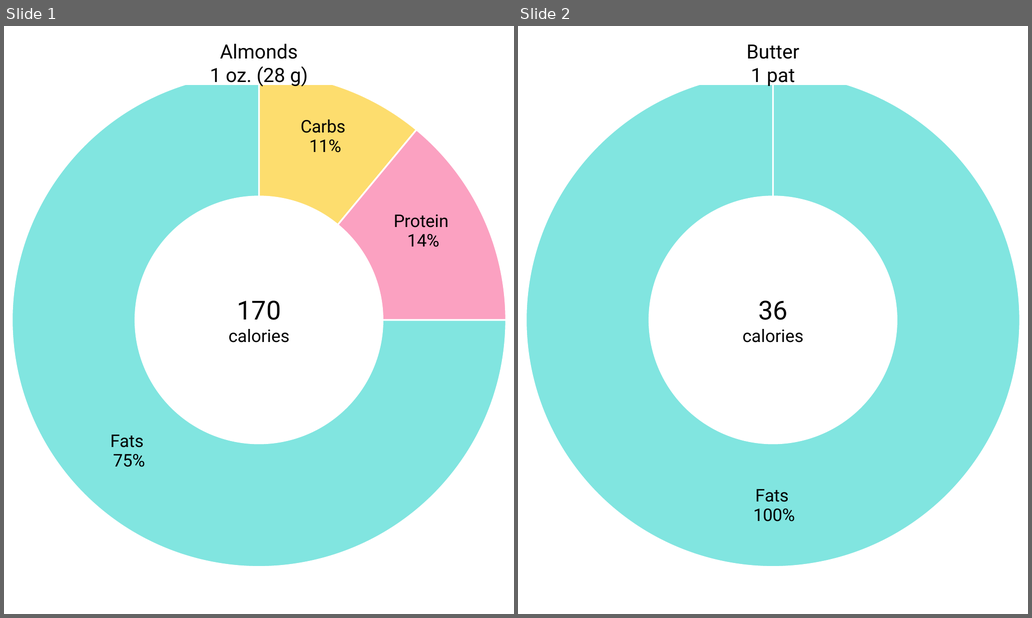
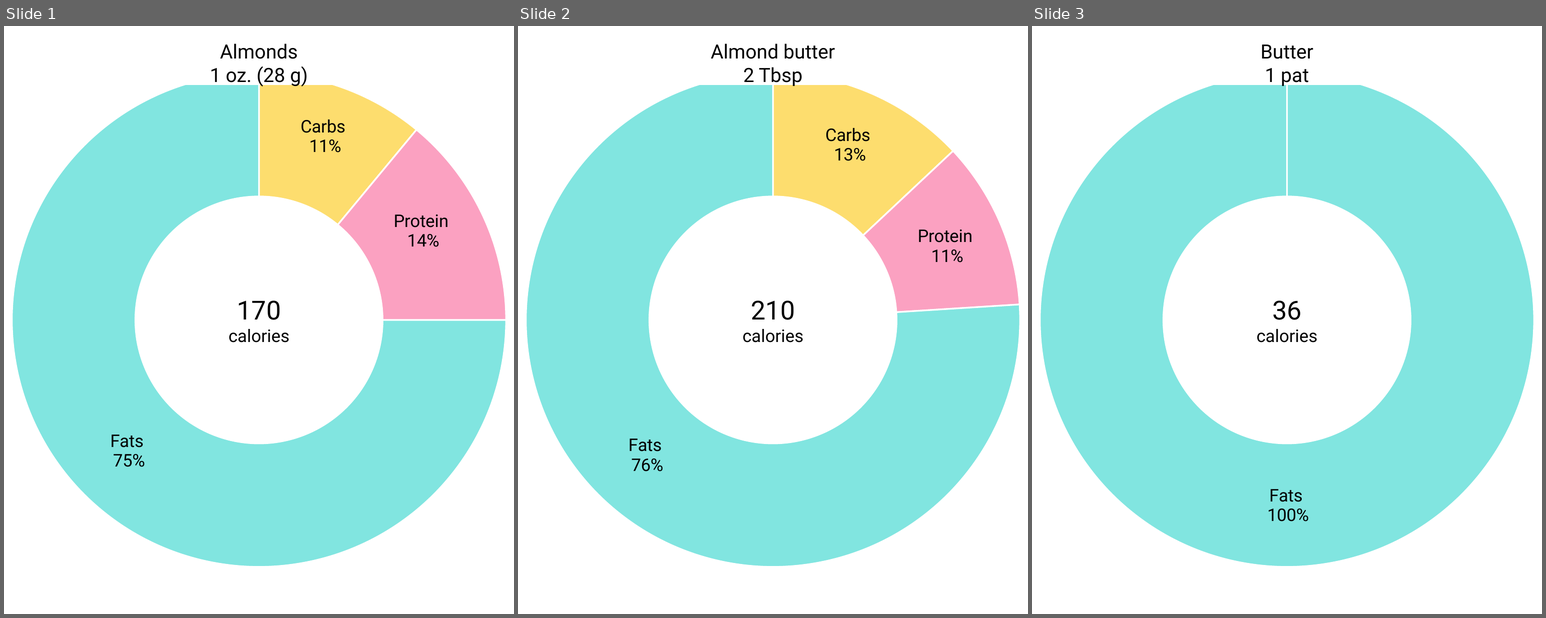
Before and after one commit to nicetats/macromania, a slide deck: Images/NutritionLabels/FoodTrackerPercentages.pptx. Shown side by side, each under a label of ours: slides 1 and 2 before the commit, slides 1, 2 and 3 after it. The pictures are 1032x618 and 1546x618 pixels, drawn with LibreOffice and Linux fonts; fonts in the diff are those of the drawing. Boxes give left, top, right and bottom in pixels: in the first picture for what was removed or moved away, otherwise in the second. Text is boxed around its words. In the diff, an @@ line names an element or a change of style, - is before the commit and + after.

```diff
--- a/Images/NutritionLabels/FoodTrackerPercentages.pptx
+++ b/Images/NutritionLabels/FoodTrackerPercentages.pptx
@@ slide 2 added at [518, 26, 1028, 614], background #FFFFFF @@
@@ doughnut chart added at [518, 26, 1028, 614] @@
+categories: Carbs, Protein, Fats
+Series 1: 0.13, 0.11, 0.76
@@ rectangle added at [636, 41, 910, 84], fill #FFFFFF, outline #FFFFFF 1 pt, 18 pt, text #000000 @@
+Almond butter
+2 Tbsp
@@ text added at [742, 300, 804, 342], 16 pt, text #000000 @@
+210
+calories
@@ what was slide 2 is now slide 3 @@
```
Also in this commit, not shown: 13 other files.
